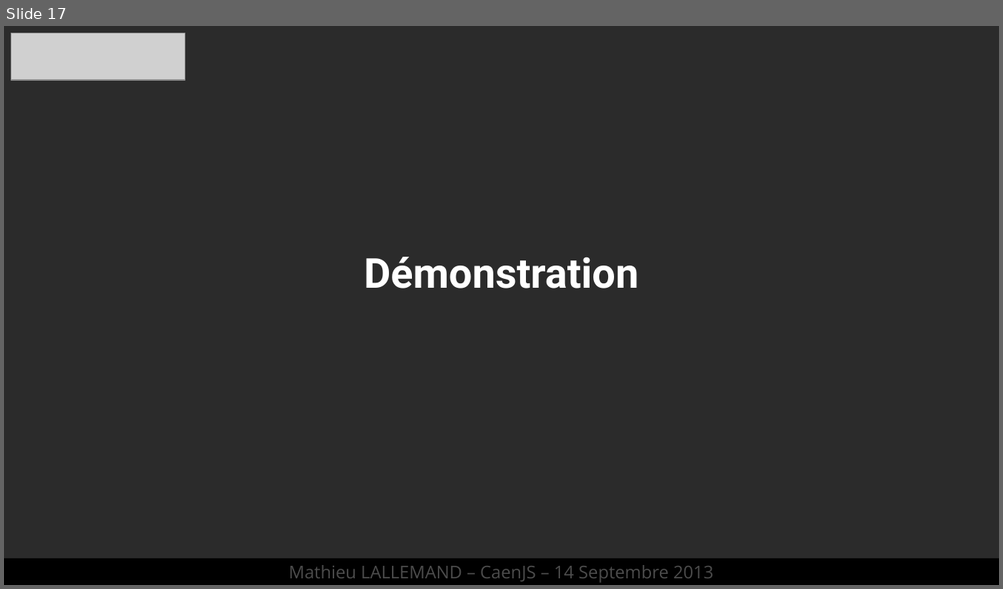
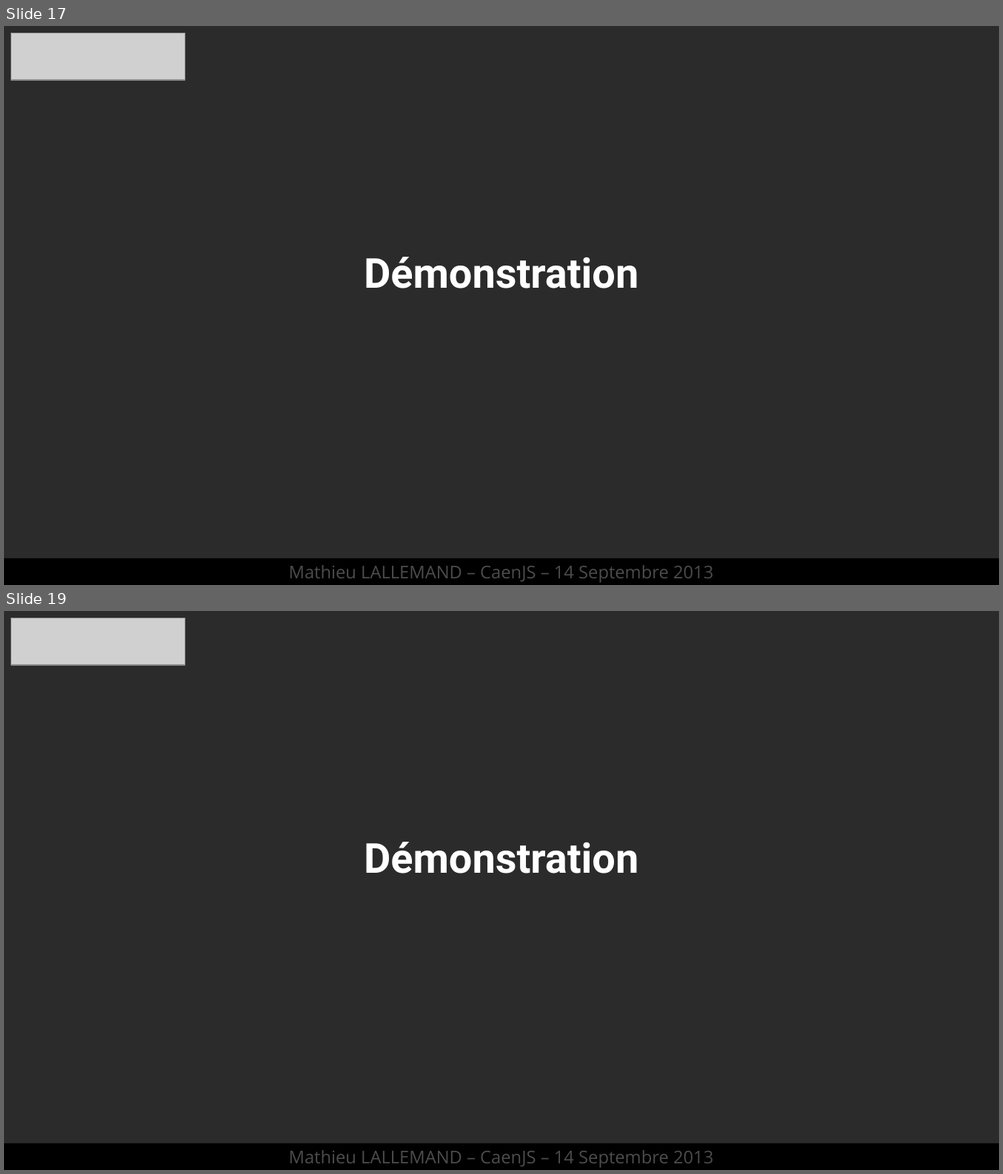
Before and after one commit to lalmat/CaenJS, a slide deck: Présentation/CaenJS - nodeJS.odp. Shown one above the other, each under a label of ours: slide 17 before the commit, slides 17 and 19 after it; the slides between them are not shown. The pictures are 1003x589 and 1003x1174 pixels, drawn with LibreOffice and Linux fonts; fonts in the diff are those of the drawing; grey boxes stand for pictures; background and template pictures are left out; a plain dark background stands for a picture behind light text. Boxes give left, top, right and bottom in pixels: in the first picture for what was removed or moved away, otherwise in the second. Text is boxed around its words. In the diff, an @@ line names an element or a change of style, - is before the commit and + after.

```diff
--- a/Présentation/CaenJS - nodeJS.odp
+++ b/Présentation/CaenJS - nodeJS.odp
@@ slide 19 added at box(4, 611, 999, 1170), background picture (left out) @@
@@ picture added at box(11, 618, 185, 665) @@
@@ title added at box(364, 842, 638, 874), 33 pt, text #FFFFFF, bold @@
+Démonstration
@@ rectangle added at box(4, 1145, 999, 1170), fill #000000, 14 pt, text #4C4C4C @@
+Mathieu LALLEMAND – CaenJS – 14 Septembre 2013
```
Also in this commit, not shown: 2 other slides added.
